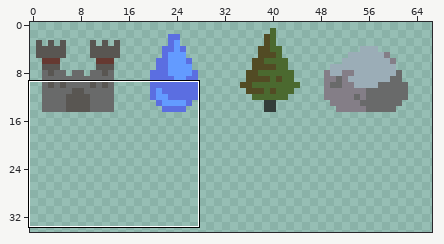
Pixel-art file: screens/gameplay/game_objects/map_node/assets/map_node_spritesheet.aseprite. Above, an overview of the earlier version with the close-up marked.
Close-up. Earlier state:
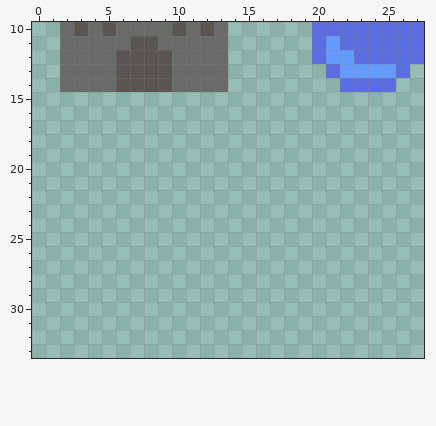
128x128 pixels, 1 frame. Shown: x 0..27, y 10..33. The wide view leaves out empty margins.
The result:
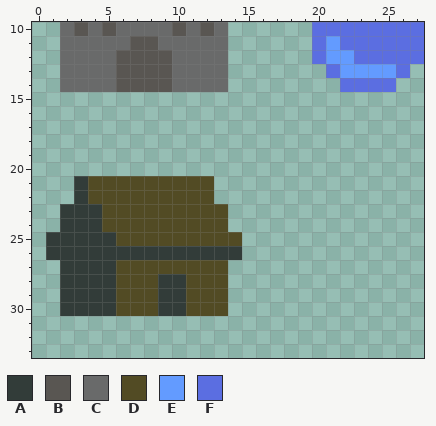
Palette (. is transparent): A #323c39  B #595652  C #696a6a  D #524b24  E #639bff  F #5b6ee1
Difference:
@@ x 0..16 @@
 20 .................
-21 .................
-22 .................
-23 .................
-24 .................
-25 .................
-26 .................
-27 .................
-28 .................
-29 .................
-30 .................
+21 ...ADDDDDDDDD....
+22 ...ADDDDDDDDD....
+23 ..AAADDDDDDDDD...
+24 ..AAADDDDDDDDD...
+25 .AAAAADDDDDDDDD..
+26 .AAAAAAAAAAAAAA..
+27 ..AAAADDDDDDDD...
+28 ..AAAADDDAADDD...
+29 ..AAAADDDAADDD...
+30 ..AAAADDDAADDD...
 31 .................
Boxes around the changes in both close-ups, in picture pixels (x1, y1, x2, y2):
added: (46, 176, 242, 316)
